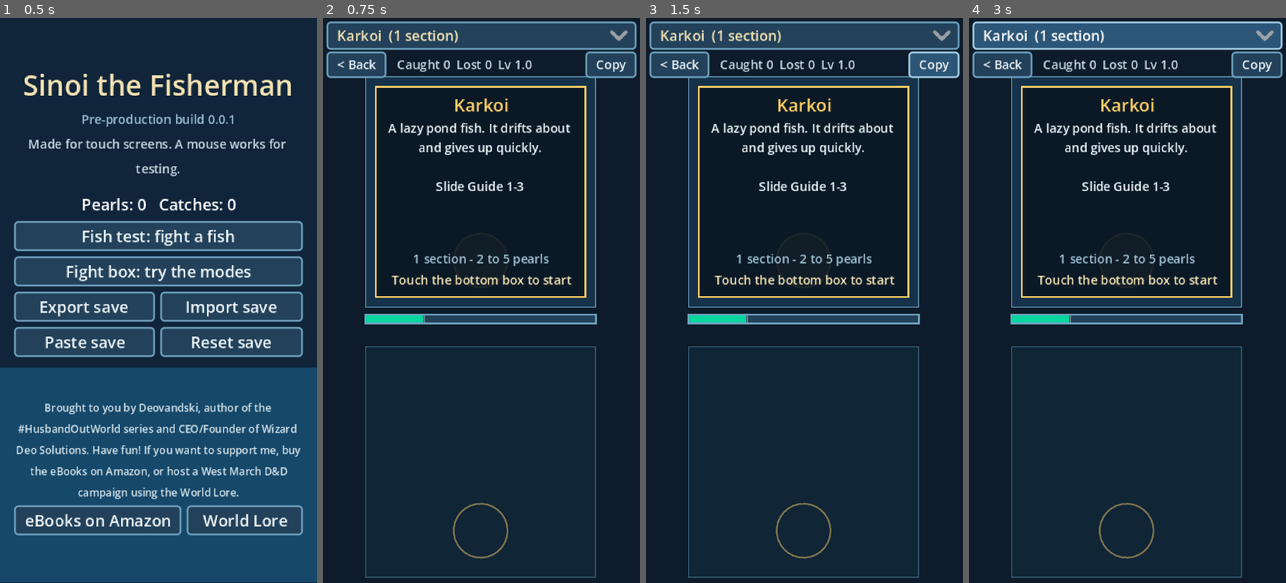
Above: before the commit, frames 1-4 (left to right).
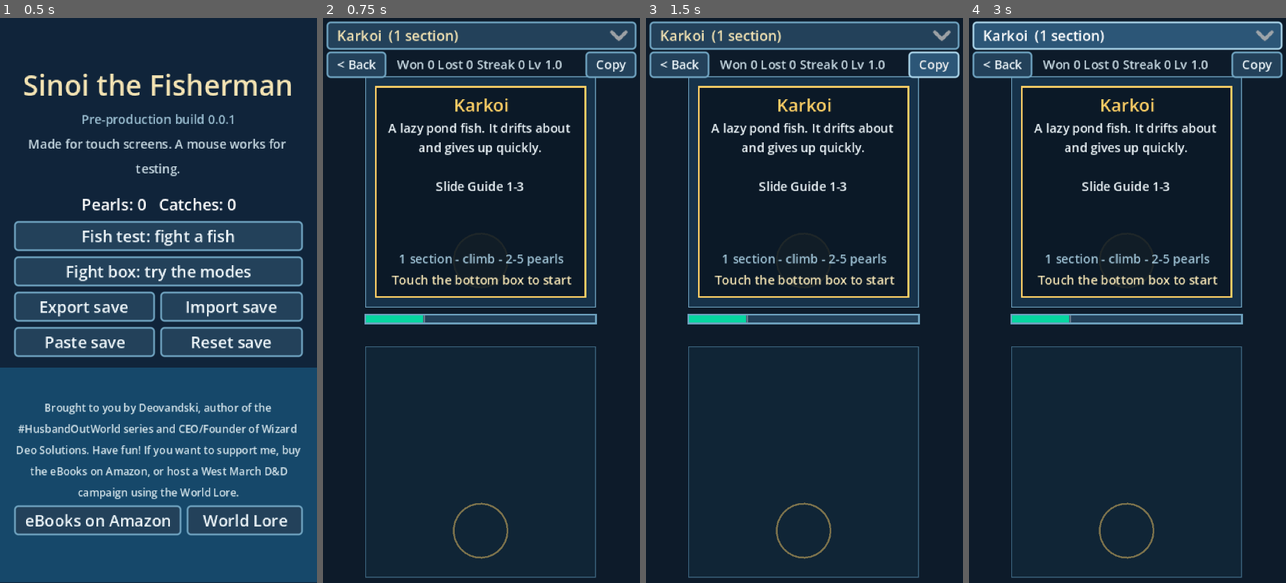
Above: after the commit, the same moments.

Repository: Deovandski/Sinoi-the-fisherman
Game: Godot game, scene res://scenes/main.tscn
Two runs of this game, one before a commit and one after it. Both use one fixed random seed, a clock stepped at 60 frames per second and the inputs below.
Inputs:
- Up to frame 1 (0.5 s): no input
- Up to frame 2 (0.75 s): click "Fish test: fight a fish" at 0.5 s
- Up to frame 3 (1.5 s): click "Copy" at 1.25 s
- Up to frame 4 (3 s): click "Karkoi (1 section)" at 2 s; click "Karkoi (1 section)" at 2.75 s

Frame 1 is identical in both runs. In frame 2, 1.0% of the frame differs, in the area x 22-76%, y 7-48%; in frame 3, 1.0%; in frame 4, 1.0%.

Commit message:
Fish fights: per-fish difficulty curves, carry-over and streaks
Deo's answers (2026-11-22):
- Difficulty climbing through a section is right; fish can instead use a
  bell curve (peak mid-section), set per fish with "curve".
- A strong section carries over: the next section gets a head start of up
  to 25%, scaled by the accuracy of the one just finished.
- Catch streaks in the fish test, kept across fish and saved.
- Drop-downs keep screen space free for playtest tooling (ideas log).

Save format v5 adds playtest.streak. Banners can carry a second line.

Co-Authored-By: Claude Opus 5.5 <noreply@anthropic.com>
Claude-Session: https://claude.ai/code/session_01EvLVxMzCbZ7tb2gpjRhfSK

Diff:
--- a/game/data/fish.json
+++ b/game/data/fish.json
@@ -1,11 +1,13 @@
 {
-	"_about": "Every fish in the game so far, easiest first. A  …(133 unchanged characters)…  to] on the 0 (easy) .. 1 (hard) scale. The section starts at 'from' and climbs to 'to' as its meter fills. Names follow the two-language rule (se …(112 unchanged characters)…
+	"_about": "Every fish in the game so far, easiest first. A  …(133 unchanged characters)…  to] on the 0 (easy) .. 1 (hard) scale. 'curve' says how difficulty moves through a section as its meter fills: 'climb' rises from 'from' to 'to'; 'bell' rises to 'to' halfway and eases back to 'from'. 'rules' apply to every fish: each fight starts at 'start'; a finished section hands the next one a head start of up to 'carry_max', scaled by how well it was played (accuracy above 'carry_threshold'). Names follow the two-language rule (se …(112 unchanged characters)…
+	"rules": {"start": 0.25, "carry_max": 0.25, "carry_threshold": 0.5},
 	"fish": [
 		{
 			"id": "karkoi",
 			"name": "Karkoi",
 			"based_on": "carp (German Karpfen + Japanese koi)",
 			"pearls": [2, 5],
+			"curve": "climb",
 			"description": "A lazy pond fish. It drifts about and gives up quickly.",
 			"sections": [
 				{"mode": "slide_guide", "difficulty": [0.1, 0.3]}
@@ -16,6 +18,7 @@
 			"name": "Bagnazu",
 			"based_on": "catfish (Portuguese bagre + Japanese namazu)",
 			"pearls": [2, 6],
+			"curve": "climb",
 			"description": "A heavy bottom-feeder. Reel it up, then keep up as it wanders.",
 			"sections": [
 				{"mode": "reel_spin", "difficulty": [0.2, 0.4]},
@@ -27,7 +30,8 @@
 			"name": "Magatum",
 			"based_on": "tuna (Japanese maguro + Portuguese atum)",
 			"pearls": [3, 8],
-			"description": "Fast and strong. Set the hook, survive its runs, then match its tail beat.",
+			"curve": "bell",
+			"description": "Fast and strong, but it burns out: each stage of the fight peaks in the middle. Set the hook, survive its runs, then match its tail beat.",
 			"sections": [
 				{"mode": "flick_hookset", "difficulty": [0.3, 0.5]},
 				{"mode": "reel_spin", "difficulty": [0.4, 0.6]},
@@ -39,6 +43,7 @@
 			"name": "Sanbi",
 			"based_on": "canon fish from #HusbandOutWorld",
 			"pearls": [10, 25],
+			"curve": "climb",
 			"description": "Placeholder fight for the canon fish. Ignore its decoys, hold steady, and keep going when you lose sight of it.",
 			"sections": [
 				{"mode": "flick_hookset", "difficulty": [0.5, 0.7]},
--- a/game/scripts/autoload/save_manager.gd
+++ b/game/scripts/autoload/save_manager.gd
@@ -13,7 +13,7 @@
 signal message(text: String)
 
 const FORMAT := "sinoi-save"
-const VERSION := 4
+const VERSION := 5
 const MAX_IMPORT_BYTES := 1_000_000
 
 var save_path := "user://save.json"
@@ -46,10 +46,12 @@
 		},
 		# Pre-production playtests (see FightSession.to_dict()):
 		# fight_modes: per mode, the chosen difficulty and totals per level;
-		# fish: totals per fish from the fish test.
+		# fish: totals per fish from the fish test;
+		# streak: catches in a row in the fish test, now and best.
 		"playtest": {
 			"fight_modes": {},
 			"fish": {},
+			"streak": {"current": 0, "best": 0},
 		},
 	}
 
@@ -116,6 +118,9 @@
 							levels[level].erase("feel")
 		playtest["fish"] = {}
 		out["playtest"] = playtest
+	if from_version < 5:
+		# v5 adds the fish-test catch streak.
+		out["playtest"]["streak"] = {"current": 0, "best": 0}
 	return out
 
 
--- a/game/scripts/fight/fight_stage.gd
+++ b/game/scripts/fight/fight_stage.gd
@@ -320,6 +320,11 @@
 		var start := "Touch the bottom box to start" if not mode.uses_motion() else "Starting in %d..." % ceili(_intro_left)
 		FightMode.text(_overlay, Vector2(card.get_center().x, card.end.y - 10.0), start, Color("f3e3b3"))
 	elif _banner_left > 0.0:
-		var strip := Rect2(card.position.x, card.get_center().y - 9.0, card.size.x, 18.0)
+		# First line large, any further lines (after "\n") smaller.
+		var lines := _banner.split("\n")
+		var height := 18.0 + 11.0 * (lines.size() - 1)
+		var strip := Rect2(card.position.x, card.get_center().y - height / 2.0, card.size.x, height)
 		_overlay.draw_rect(strip, Color(0.04, 0.09, 0.14, 0.85))
-		FightMode.text(_overlay, strip.get_center(), _banner, Color("ffd166"), 10)
+		FightMode.text(_overlay, Vector2(strip.get_center().x, strip.position.y + 9.0), lines[0], Color("ffd166"), 10)
+		for i in range(1, lines.size()):
+			FightMode.text(_overlay, Vector2(strip.get_center().x, strip.position.y + 9.0 + 11.0 * i), lines[i], Color("c9dbe4"), 7)
--- a/game/scripts/fight/fish_catalog.gd
+++ b/game/scripts/fight/fish_catalog.gd
@@ -5,6 +5,13 @@
 const PATH := "res://data/fish.json"
 
 static var _entries: Array = []
+static var _rules: Dictionary = {}
+
+
+## Rules for every fish fight (start fill, carry-over), from "rules".
+static func rules() -> Dictionary:
+	entries()
+	return _rules
 
 
 static func entries() -> Array:
@@ -16,6 +23,7 @@
 		var parsed: Variant = JSON.parse_string(file.get_as_text())
 		if typeof(parsed) == TYPE_DICTIONARY and parsed.has("fish"):
 			_entries = parsed.fish
+			_rules = parsed.get("rules", {})
 		else:
 			push_error("FishCatalog: %s has no 'fish' list" % PATH)
 	return _entries
--- a/game/scripts/fight/fish_fight.gd
+++ b/game/scripts/fight/fish_fight.gd
@@ -2,11 +2,19 @@
 extends RefCounted
 ## One fish's fight: a row of sections, each played with one fight-box mode.
 ##
-## Each section has its own meter segment. The first starts a quarter full;
-## filling a segment moves on to the next section (a new mode); filling the
-## last catches the fish. If the current segment empties, the fish gets
-## away. A section's difficulty climbs from the low end of its range to the
-## high end as its segment fills, so a fish fights harder as it tires.
+## Each section has its own meter segment. The first starts at the rules'
+## `start` fill; filling a segment moves on to the next section (a new mode);
+## filling the last catches the fish. If the current segment empties, the
+## fish gets away.
+##
+## Decided by Deovandski (2026-11-22):
+## - Difficulty follows the fish's `curve` as a segment fills: "climb" rises
+##   through the section's range (the fish fights harder as it tires);
+##   "bell" peaks halfway and eases back.
+## - A strong section carries over: the next segment starts with a head
+##   start of up to `carry_max`, scaled by the accuracy of the section just
+##   finished (above `carry_threshold`). Good play is rewarded right away,
+##   and catch streaks are easier to keep while chasing harder fish.
 
 enum Result { NONE, SECTION_DONE, CAUGHT, ESCAPED }
 
@@ -15,8 +23,15 @@
 var fish: Dictionary
 var section := 0
 var fills: Array[float] = []
+## Head start the current section got from the one before (0 for the first).
+var last_carry := 0.0
+var start := START
+var carry_max := 0.25
+var carry_threshold := 0.5
 var _side := 120.0
 var _overrides := {}
+var _good := 0.0
+var _judged := 0.0
 
 
 ## `overrides` go to every mode (tests use it to fix the random seed).
@@ -24,14 +39,20 @@
 	fish = p_fish
 	_side = side
 	_overrides = overrides
+	var rules := FishCatalog.rules()
+	start = float(rules.get("start", START))
+	carry_max = float(rules.get("carry_max", 0.25))
+	carry_threshold = float(rules.get("carry_threshold", 0.5))
 	restart()
 
 
 func restart() -> void:
 	section = 0
+	last_carry = 0.0
 	fills.clear()
 	for i in section_count():
-		fills.append(START if i == 0 else 0.0)
+		fills.append(start if i == 0 else 0.0)
+	_begin_section()
 
 
 func section_count() -> int:
@@ -42,16 +63,27 @@
 	return str(fish.sections[section].mode)
 
 
+func curve() -> String:
+	return str(fish.get("curve", "climb"))
+
+
 ## The current section's difficulty range, as [from, to] on the 0..1 scale.
 func section_range() -> Vector2:
 	var r: Array = fish.sections[section].get("difficulty", [0.5, 0.5])
 	return Vector2(float(r[0]), float(r[1]))
 
 
-## Difficulty right now: the section's range, climbing as its meter fills.
+## How far through the current section the player is, 0..1.
+func section_progress() -> float:
+	return clampf((fills[section] - start) / (1.0 - start), 0.0, 1.0)
+
+
+## Difficulty right now, from the section's range and the fish's curve.
 func difficulty() -> float:
 	var r := section_range()
-	return lerpf(r.x, r.y, clampf((fills[section] - START) / (1.0 - START), 0.0, 1.0))
+	var u := section_progress()
+	var weight := sin(PI * u) if curve() == "bell" else u
+	return lerpf(r.x, r.y, weight)
 
 
 ## Builds the mode for the current section at its current difficulty.
@@ -61,6 +93,24 @@
 	return FightCatalog.create(section_mode_id(), _side, _overrides, difficulty())
 
 
+## Judgement totals from the mode, for the carry-over.
+func add_judgement(totals: Vector2) -> void:
+	_good += totals.x
+	_judged += totals.y
+
+
+## Accuracy of the current section so far, 0..1.
+func section_accuracy() -> float:
+	return _good / _judged if _judged > 0.0 else 0.0
+
+
+## Head start a section played at `accuracy` earns for the next one.
+func carry_for(accuracy: float) -> float:
+	if carry_threshold >= 1.0:
+		return 0.0
+	return carry_max * clampf((accuracy - carry_threshold) / (1.0 - carry_threshold), 0.0, 1.0)
+
+
 ## Applies a meter change to the current section.
 func add(amount: float) -> Result:
 	fills[section] += amount
@@ -68,13 +118,20 @@
 		fills[section] = 1.0
 		if section >= section_count() - 1:
 			return Result.CAUGHT
+		last_carry = carry_for(section_accuracy())
 		section += 1
-		fills[section] = START
+		fills[section] = minf(start + last_carry, 0.95)
+		_begin_section()
 		return Result.SECTION_DONE
 	if fills[section] <= 0.0:
 		fills[section] = 0.0
 		return Result.ESCAPED
 	return Result.NONE
+
+
+func _begin_section() -> void:
+	_good = 0.0
+	_judged = 0.0
 
 
 ## "Slide Guide 1-3, Reel Spin 2-4" (levels on the 0..10 scale).
--- a/game/scripts/fish_test.gd
+++ b/game/scripts/fish_test.gd
@@ -7,6 +7,8 @@
 ## no difficulty slider: difficulty is set per fish, in the data.
 ## A catch adds the fish and its pearls to the save, like the old Cast
 ## placeholder did; results per fish are kept in the save (playtest.fish).
+## A strong section hands the next one a head start, and consecutive catches
+## build a streak (kept across fish, so it can be carried to harder ones).
 
 const STAGE_TOP := 33.0
 
@@ -14,6 +16,8 @@
 var _index := 0
 var _fight: FishFight
 var _sessions := {}       # fish id -> FightSession (totals only)
+var _streak := 0          # catches in a row, across fish
+var _best_streak := 0
 var _rng := RandomNumberGenerator.new()
 
 var _picker: OptionButton
@@ -69,7 +73,7 @@
 	_stage.play(_fight.make_mode(_stage.pad_side()), {
 		"title": e.name,
 		"body": "%s\n\n%s" % [e.get("description", ""), _fight.sections_summary()],
-		"footer": "%d section%s - %d to %d pearls" % [count, "" if count == 1 else "s", int(e.pearls[0]), int(e.pearls[1])],
+		"footer": "%d section%s - %s - %d-%d pearls" % [count, "" if count == 1 else "s", e.get("curve", "climb"), int(e.pearls[0]), int(e.pearls[1])],
 	})
 	_refresh_meter()
 
@@ -81,7 +85,8 @@
 func _on_ticked(delta: float, judgement: Vector2) -> void:
 	_session().tick(delta)
 	_session().add_judgement(judgement)
-	# The section gets harder as its segment fills.
+	_fight.add_judgement(judgement)
+	# Difficulty follows the fish's curve as the segment fills.
 	if _stage.mode != null:
 		_stage.mode.difficulty = _fight.difficulty()
 
@@ -91,17 +96,24 @@
 		FishFight.Result.SECTION_DONE:
 			var name: String = FightCatalog.entry(_fight.section_mode_id()).get("name", "")
 			_stage.play(_fight.make_mode(_stage.pad_side()))
-			_stage.show_banner("Section %d/%d: %s" % [_fight.section + 1, _fight.section_count(), name])
+			var title := "Section %d/%d: %s" % [_fight.section + 1, _fight.section_count(), name]
+			if _fight.last_carry > 0.005:
+				title += "\nStrong finish! Head start +%d%%" % roundi(_fight.last_carry * 100.0)
+			_stage.show_banner(title)
 			_stage.play_sound("tock")
 		FishFight.Result.CAUGHT:
 			_session().record_catch()
 			var pearls := _award()
-			_stage.show_banner("Caught %s! +%d pearls" % [_fight.fish.name, pearls])
+			_streak += 1
+			_best_streak = maxi(_best_streak, _streak)
+			_stage.show_banner("Caught %s! +%d pearls\nStreak %d (best %d)" % [_fight.fish.name, pearls, _streak, _best_streak])
 			_stage.play_sound("catch")
 			_restart()
 		FishFight.Result.ESCAPED:
 			_session().record_escape()
-			_stage.show_banner("%s got away" % _fight.fish.name)
+			var lost := "\nStreak of %d lost" % _streak if _streak > 1 else ""
+			_streak = 0
+			_stage.show_banner("%s got away%s" % [_fight.fish.name, lost])
 			_stage.play_sound("miss")
 			_restart()
 	_refresh_meter()
@@ -136,10 +148,7 @@
 	if _fight == null:
 		return
 	var s := _session()
-	var line := "Caught %d  Lost %d" % [s.catches, s.escapes]
-	if s.catches > 0:
-		line += "  %.1fs" % s.average_catch_time()
-	line += "  Lv %.1f" % (_fight.difficulty() * 10.0)
+	var line := "Won %d Lost %d Streak %d Lv %.1f" % [s.catches, s.escapes, _streak, _fight.difficulty() * 10.0]
 	_stats.text = line
 
 
@@ -148,6 +157,10 @@
 ## Results per fish live in the save (playtest.fish); "Reset save" on the
 ## title screen clears them.
 func _load_results() -> void:
+	var streak: Variant = SaveManager.data.get("playtest", {}).get("streak", {})
+	if typeof(streak) == TYPE_DICTIONARY:
+		_streak = maxi(int(streak.get("current", 0)), 0)
+		_best_streak = maxi(int(streak.get("best", 0)), _streak)
 	var saved: Dictionary = SaveManager.data.get("playtest", {}).get("fish", {})
 	for id in saved:
 		if typeof(saved[id]) == TYPE_DICTIONARY:
@@ -162,17 +175,19 @@
 		if _sessions[id].played():
 			out[id] = _sessions[id].to_dict()
 	SaveManager.data.playtest["fish"] = out
+	SaveManager.data.playtest["streak"] = {"current": _streak, "best": _best_streak}
 	SaveManager.save_local()
 
 
 func _copy_results() -> void:
 	var lines: Array[String] = [ResultsText.header("fish test", _stage.sensor_available()),
+		"streak: %d now, best %d" % [_streak, _best_streak],
 		"fish | sections | caught | lost | avg catch s | accuracy %"]
 	for e in _entries:
 		var s: FightSession = _sessions.get(e.id)
 		if s != null and s.played():
-			lines.append("%s | %s | %s" % [e.name, FishFight.new(e, 120.0).sections_summary(), ResultsText.totals(s)])
-	if lines.size() == 2:
+			lines.append("%s | %s (%s) | %s" % [e.name, FishFight.new(e, 120.0).sections_summary(), e.get("curve", "climb"), ResultsText.totals(s)])
+	if lines.size() == 3:
 		lines.append("(no fish fought yet)")
 	ResultsText.copy(lines)
 	_stage.show_banner("Results copied")
--- a/game/tests/test_fish_fights.gd
+++ b/game/tests/test_fish_fights.gd
@@ -14,6 +14,8 @@
 	_test_sections()
 	_test_difficulty_climbs()
 	_test_escape()
+	_test_bell_curve()
+	_test_carry_over()
 	_test_every_fish_plays()
 	if _failures == 0:
 		print("All fish fight tests passed.")
@@ -33,6 +35,7 @@
 		ids[f.id] = true
 		_check(f.pearls.size() == 2 and int(f.pearls[0]) <= int(f.pearls[1]), "%s pearls are a [min, max] range" % f.id)
 		_check(f.sections.size() >= 1, "%s has at least one section" % f.id)
+		_check(str(f.get("curve", "climb")) in ["climb", "bell"], "%s curve is climb or bell" % f.id)
 		one_section = one_section or f.sections.size() == 1
 		many_sections = many_sections or f.sections.size() > 1
 		for s in f.sections:
@@ -40,6 +43,8 @@
 			var r: Array = s.difficulty
 			_check(r.size() == 2 and float(r[0]) >= 0.0 and float(r[1]) <= 1.0 and float(r[0]) <= float(r[1]), "%s %s difficulty is a range inside 0..1" % [f.id, s.mode])
 	_check(one_section and many_sections, "some fish have one section, others several")
+	var rules := FishCatalog.rules()
+	_check(rules.has("start") and rules.has("carry_max") and rules.has("carry_threshold"), "fish data has the shared rules")
 	for canon in ["sanbi"]:
 		_check(ids.has(canon), "canon fish %s is in the data" % canon)
 
@@ -74,6 +79,38 @@
 	_check(is_equal_approx(lost_ref.inner.difficulty, 0.77), "Lost Ref passes live difficulty changes to its inner mode")
 
 
+func _test_bell_curve() -> void:
+	var fish := FishCatalog.entry("karkoi").duplicate(true)
+	fish.curve = "bell"
+	var fight := FishFight.new(fish, SIDE)
+	var r := fight.section_range()
+	_check(is_equal_approx(fight.difficulty(), r.x), "bell: starts at the low end")
+	fight.add(0.375)
+	_check(is_equal_approx(fight.difficulty(), r.y), "bell: peaks halfway")
+	fight.add(0.37)
+	_check(absf(fight.difficulty() - r.x) < 0.02, "bell: eases back near the end")
+	var climb := FishFight.new(FishCatalog.entry("karkoi"), SIDE)
+	climb.add(0.74)
+	_check(climb.difficulty() > r.y - 0.02, "climb: highest near the end")
+
+
+func _test_carry_over() -> void:
+	var strong := FishFight.new(FishCatalog.entry("bagnazu"), SIDE)
+	strong.add_judgement(Vector2(10, 10))  # perfect section
+	strong.add(0.8)
+	_check(is_equal_approx(strong.last_carry, strong.carry_max), "carry: a perfect section earns the full head start")
+	_check(is_equal_approx(strong.fills[1], strong.start + strong.carry_max), "carry: the next section starts higher")
+	var weak := FishFight.new(FishCatalog.entry("bagnazu"), SIDE)
+	weak.add_judgement(Vector2(4, 10))  # 40% accuracy, below the threshold
+	weak.add(0.8)
+	_check(weak.last_carry == 0.0 and is_equal_approx(weak.fills[1], weak.start), "carry: a weak section earns nothing")
+	var middling := FishFight.new(FishCatalog.entry("bagnazu"), SIDE)
+	middling.add_judgement(Vector2(75, 100))  # halfway between threshold and perfect
+	middling.add(0.8)
+	_check(is_equal_approx(middling.last_carry, middling.carry_max / 2.0), "carry: scales with accuracy above the threshold")
+	_check(middling.section_accuracy() == 0.0, "carry: accuracy resets for the new section")
+
+
 func _test_escape() -> void:
 	var fight := FishFight.new(FishCatalog.entry("bagnazu"), SIDE)
 	fight.add(0.8)
--- a/game/tests/test_save_manager.gd
+++ b/game/tests/test_save_manager.gd
@@ -65,13 +65,21 @@
 	_check(int(other.data.playtest.fight_modes.hold_hop.levels["7"].catches) == 1 and not other.data.playtest.fight_modes.hold_hop.levels["7"].has("feel"), "version 3 keeps results and drops ratings")
 	_check(other.data.playtest.has("fish") and other.data.playtest.fish.is_empty(), "version 3 gains empty fish-test results")
 
+	# Version 4 saves gain an empty streak and keep fish results.
+	var v4: Dictionary = other.apply_json('{"format": "sinoi-save", "version": 4, "playtest": {"fight_modes": {}, "fish": {"karkoi": {"catches": 3}}}}')
+	_check(v4.ok, "a version 4 save is accepted")
+	_check(int(other.data.playtest.fish.karkoi.catches) == 3, "version 4 keeps fish results")
+	_check(int(other.data.playtest.streak.current) == 0 and int(other.data.playtest.streak.best) == 0, "version 4 gains an empty streak")
+
 	# Fight-box playtest results survive a round trip.
 	sm.data.playtest.fight_modes["hold_hop"] = {"difficulty": 7, "levels": {"7": {"catches": 2, "escapes": 1, "catch_seconds": 21.5, "good": 8.0, "judged": 10.0}}}
 	var round_trip: Node = SaveManagerScript.new()
 	_check(round_trip.apply_json(sm.to_json()).ok, "save with playtest results is accepted")
 	_check(int(round_trip.data.playtest.fight_modes.hold_hop.difficulty) == 7, "the chosen difficulty survives the round trip")
 	sm.data.playtest.fish["sanbi"] = {"catches": 1, "escapes": 2, "catch_seconds": 40.0, "good": 5.0, "judged": 9.0}
+	sm.data.playtest.streak = {"current": 2, "best": 6}
 	_check(round_trip.apply_json(sm.to_json()).ok and int(round_trip.data.playtest.fish.sanbi.escapes) == 2, "fish-test results survive the round trip")
+	_check(int(round_trip.data.playtest.streak.best) == 6, "the streak survives the round trip")
 	var restored := FightSession.from_dict(round_trip.data.playtest.fight_modes.hold_hop.levels["7"])
 	_check(restored.catches == 2 and is_equal_approx(restored.average_catch_time(), 10.75), "playtest totals restore into a session")
 	round_trip.free()
Not shown, changed: docs/SAVE_FORMAT.md
Not shown, changed: docs/white-paper/04-fight-box-modes.md
Not shown, changed: docs/white-paper/05-ideas-log.md
Not shown, changed: docs/white-paper/06-fish-fights.md
